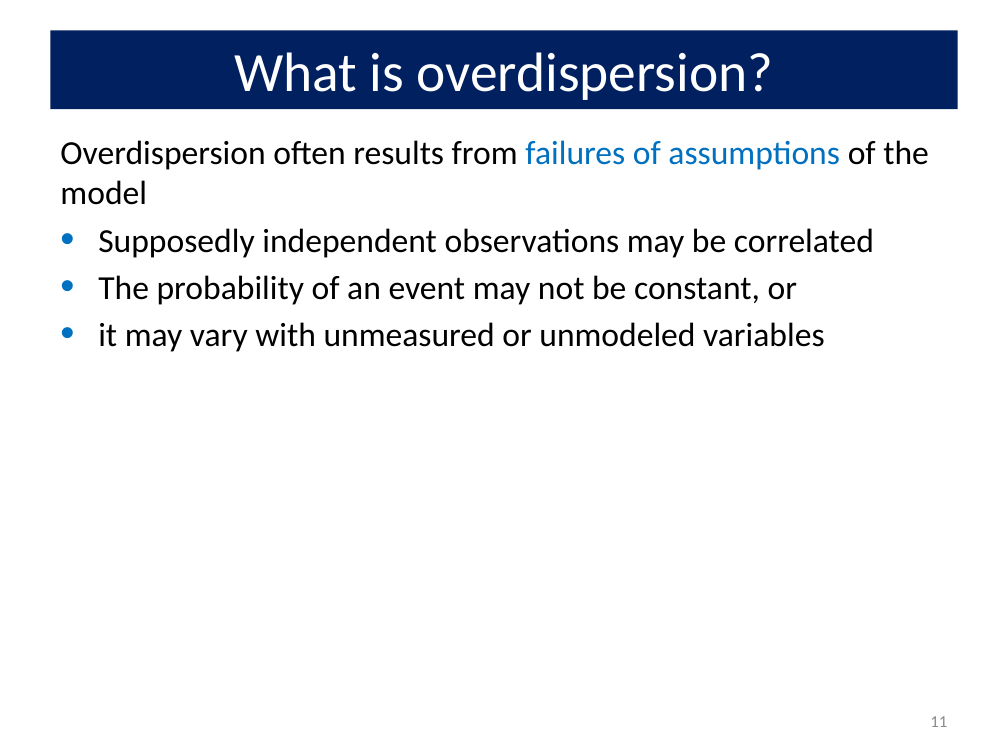
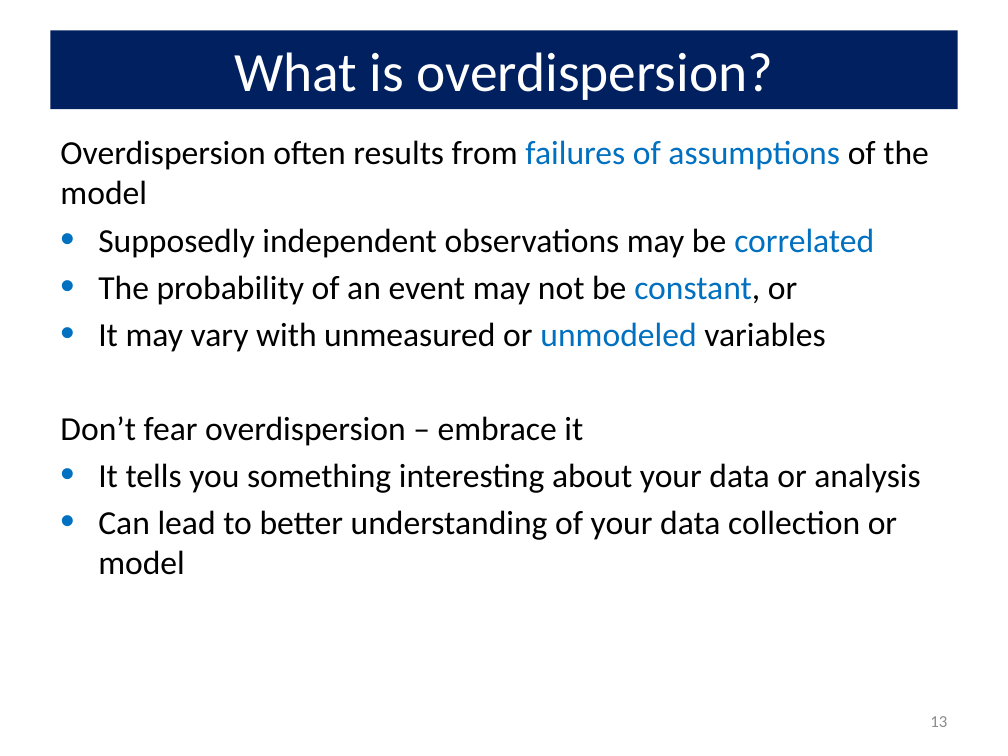
Before and after one commit to friendly/psy6136, a slide deck: slide 13 of docs/lectures/09-CountData.pptx (slide 11 before the commit). Drawn at 1008x756 pixels with LibreOffice and Linux fonts; fonts in the diff are those of the drawing. Boxes give left, top, right and bottom in pixels: in the first picture for what was removed or moved away, otherwise in the second. Text is boxed around its words. In the diff, an @@ line names an element or a change of style, - is before the commit and + after.

```diff
--- a/docs/lectures/09-CountData.pptx
+++ b/docs/lectures/09-CountData.pptx
@@ text at [98,228,874,305]: text colour #000000 to #0070C0 in "correlated", "constant," @@
@@ text at [60,322,920,575]: text changed @@
-• it may vary with unmeasured or unmodeled variables
+• It may vary with unmeasured or unmodeled variables
+Don’t fear overdispersion – embrace it
+• It tells you something interesting about your data or analysis
+• Can lead to better understanding of your data collection or model
@@ page number at [930,716,947,727]: text changed @@
-11
+13
```
Also in this commit, not shown: 21 other slides changed, 3 slides added, 1 slide removed, 11 other files.
